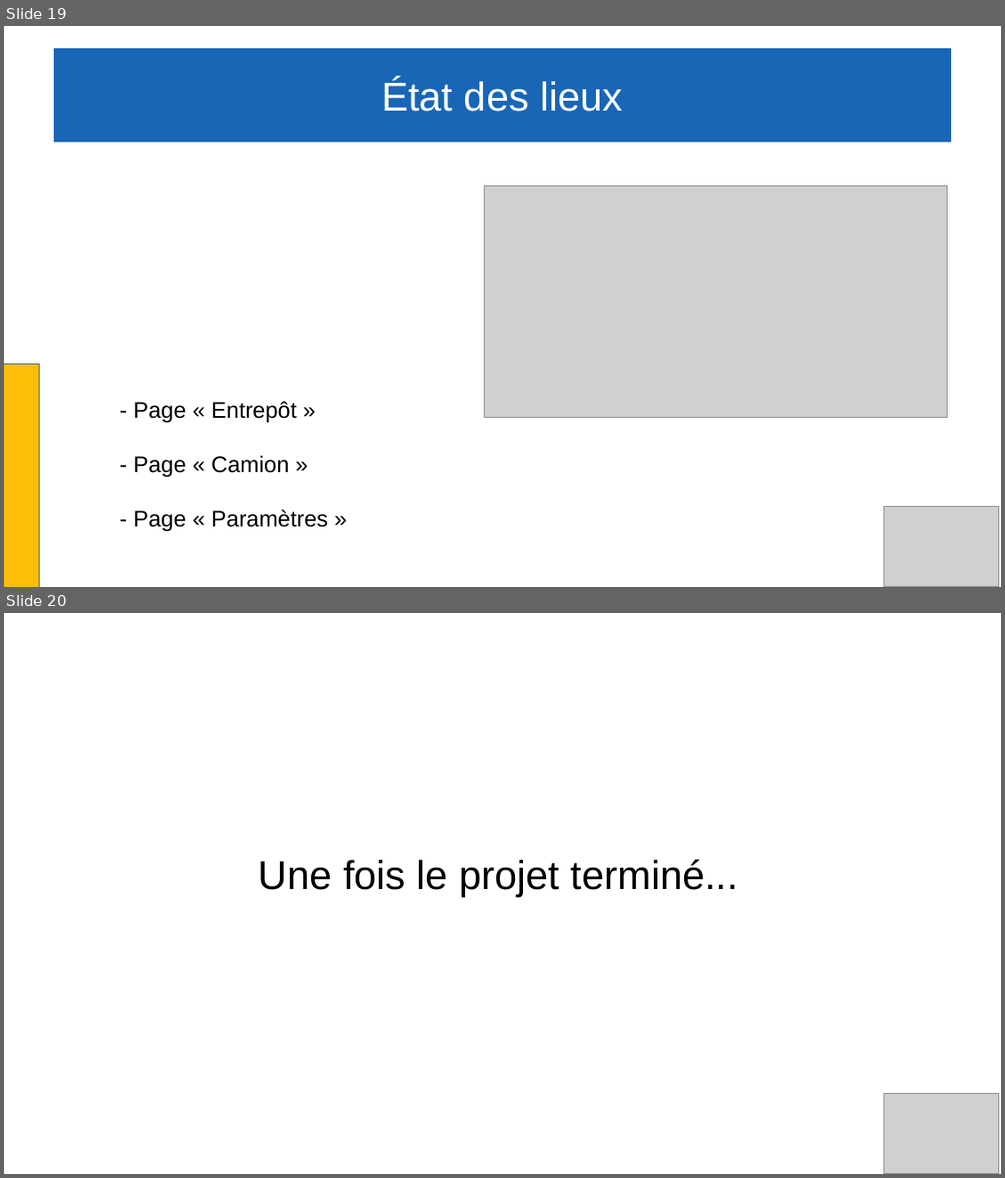
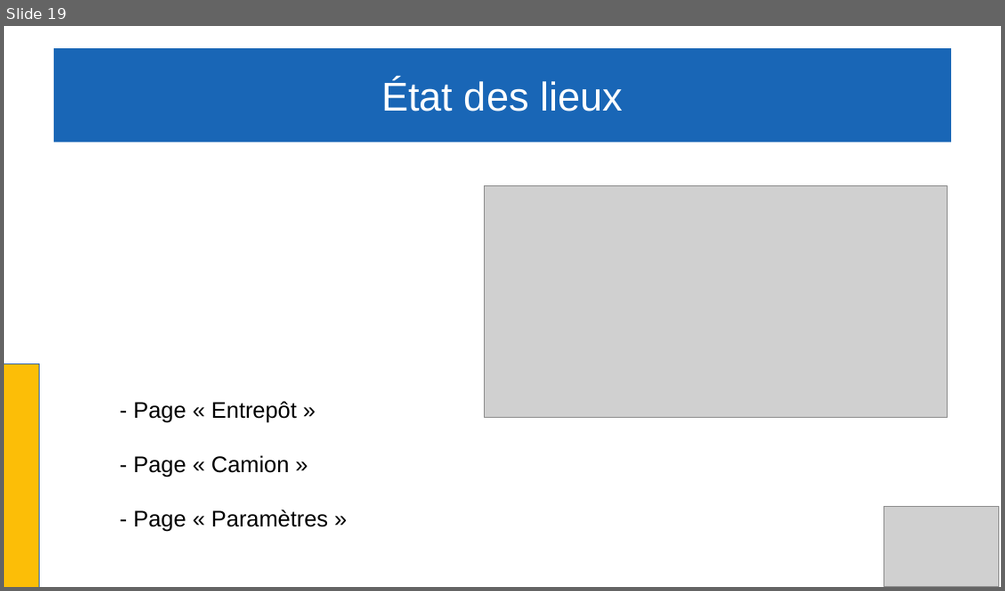
Before and after one commit to Gabin221/Tracking-BLE-documents, a slide deck: Revues/Revues2/Gabin/presentation_gabin.odp. Shown one above the other, each under a label of ours: slides 19 and 20 before the commit, slide 19 after it. The pictures are 1005x1178 and 1005x591 pixels, drawn with LibreOffice and Linux fonts; fonts in the diff are those of the drawing; grey boxes stand for pictures. Boxes give left, top, right and bottom in pixels: in the first picture for what was removed or moved away, otherwise in the second. Text is boxed around its words. In the diff, an @@ line names an element or a change of style, - is before the commit and + after.

```diff
--- a/Revues/Revues2/Gabin/presentation_gabin.odp
+++ b/Revues/Revues2/Gabin/presentation_gabin.odp
@@ slide 20 removed at (4,613,1001,1174), background #FFFFFF @@
@@ title removed at (259,859,738,897) @@
-Une fois le projet terminé...
@@ picture removed at (884,1094,999,1173) @@
```
Also in this commit, not shown: 1 slide changed, 3 other files.
